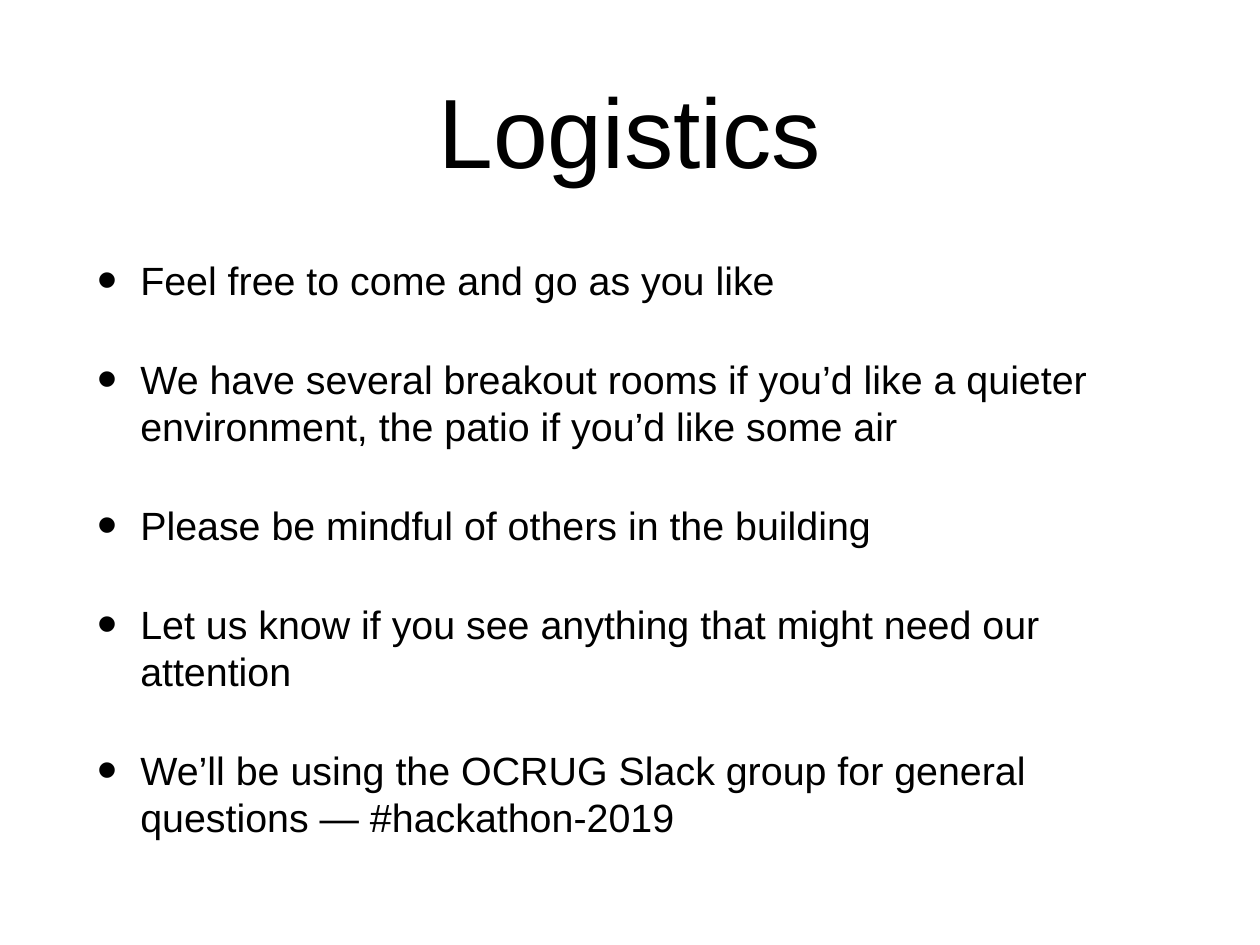
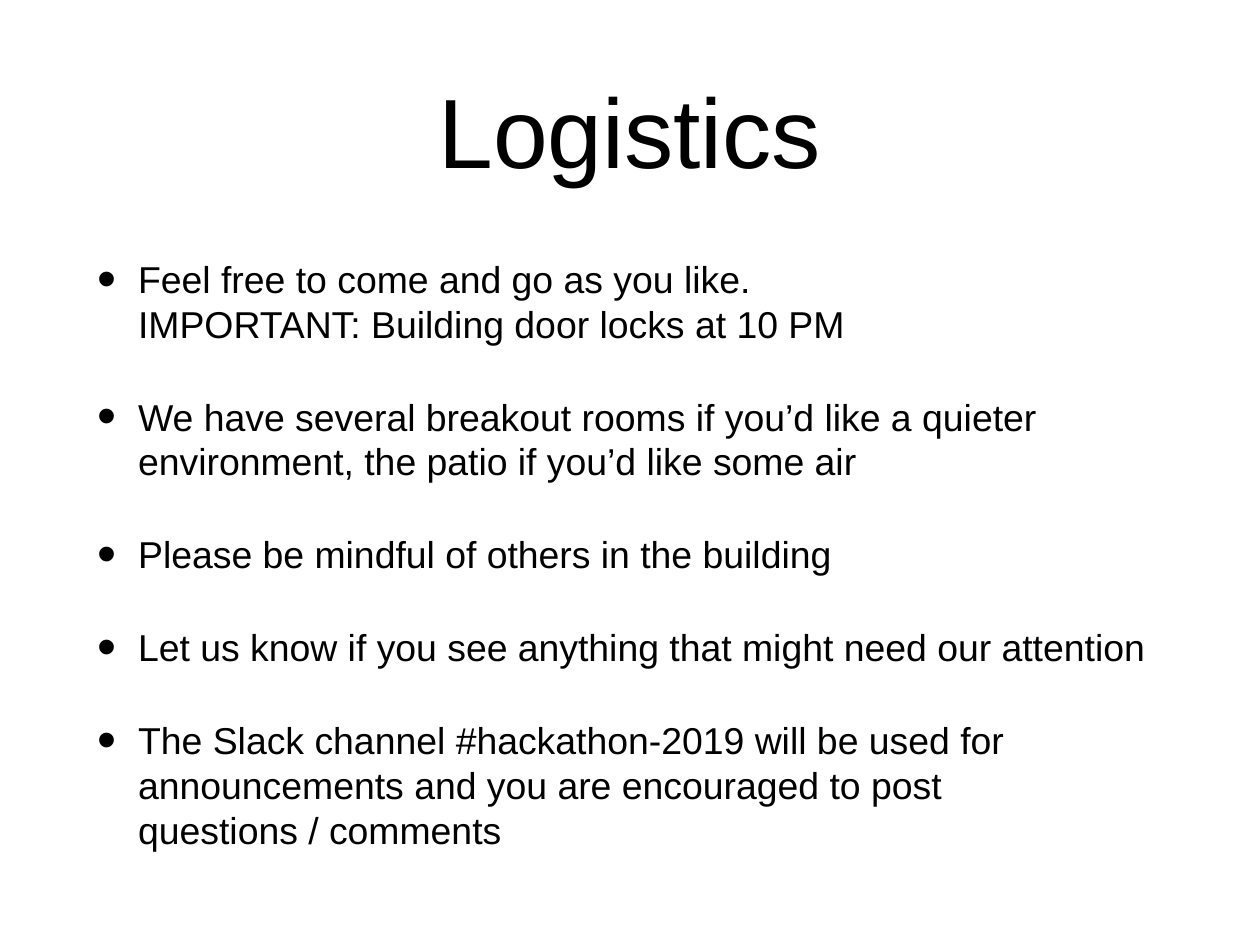
Before and after one commit to socalrug/hackathon-2019-05, a slide deck: slide 9 of admin/intro_slides/hackathon_intro_slides.pptx (slide 8 before the commit). Drawn at 1260x945 pixels with LibreOffice and Linux fonts; fonts in the diff are those of the drawing. Boxes give left, top, right and bottom in pixels: in the first picture for what was removed or moved away, otherwise in the second. Text is boxed around its words. In the diff, an @@ line names an element or a change of style, - is before the commit and + after.

```diff
--- a/admin/intro_slides/hackathon_intro_slides.pptx
+++ b/admin/intro_slides/hackathon_intro_slides.pptx
@@ text at (138,266,844,345): text changed; size 32 to 30.4 pt @@
-• Feel free to come and go as you like
+• Feel free to come and go as you like.
+  IMPORTANT: Building door locks at 10 PM
@@ text at (138,404,1145,669): size 32 to 30.4 pt in "We have several breakout rooms if you’d ...", "Please be mindful of others in the ...", "Let us know if you see anything ..."; indent changed; less space between paragraphs @@
@@ text at (138,727,1004,851): text changed; size 32 to 30.4 pt @@
-• We’ll be using the OCRUG Slack group for general questions — #hackathon-2019
+• The Slack channel #hackathon-2019 will be used for announcements and you are encouraged to post
+  questions / comments
```
Also in this commit, not shown: 4 other slides changed, 4 slides added, 1 slide removed, 2 other files.
